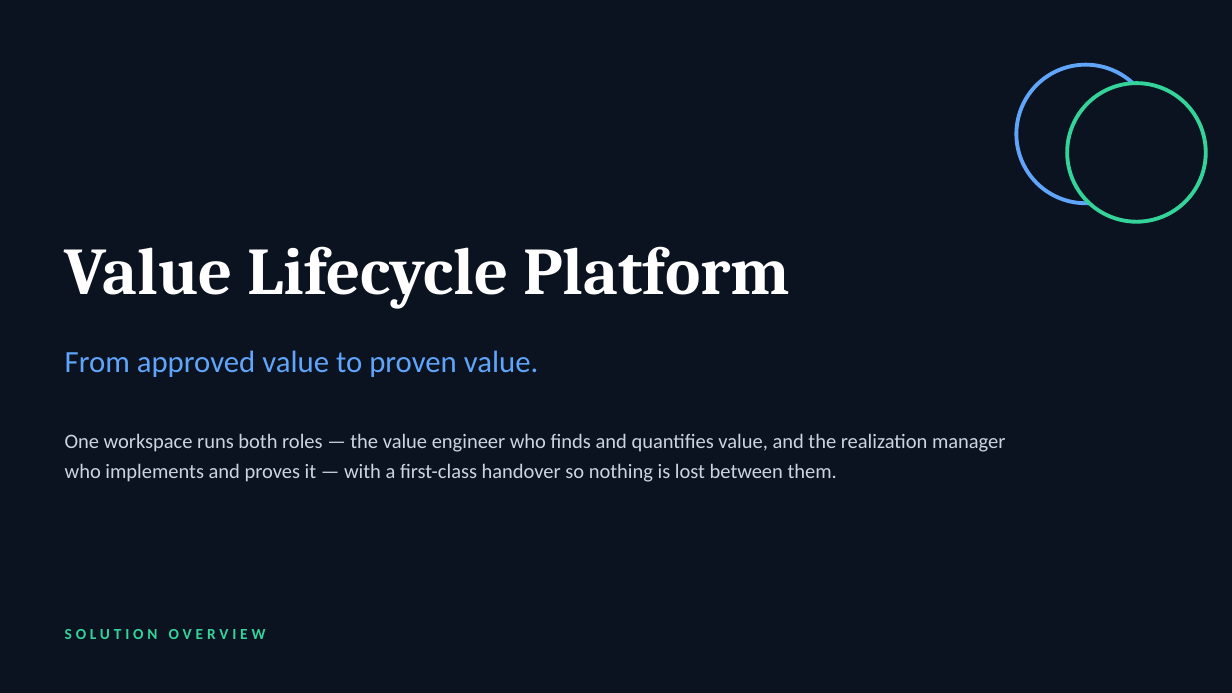
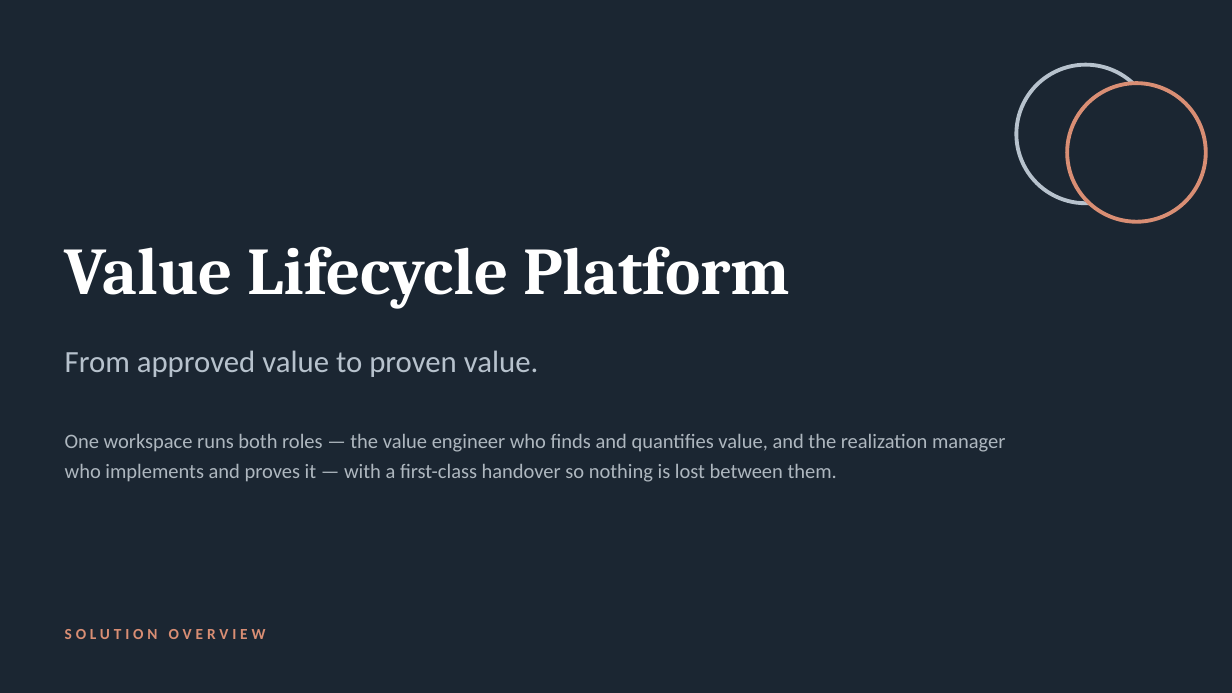
Before and after one commit to paulojorge1963/value-lifecycle-platform, a slide deck: slide 1 of demo-kit/ValueLifecycle-Solution-Overview.pptx. Drawn at 1232x693 pixels with LibreOffice and Linux fonts; fonts in the diff are those of the drawing. Boxes give left, top, right and bottom in pixels: in the first picture for what was removed or moved away, otherwise in the second. Text is boxed around its words. In the diff, an @@ line names an element or a change of style, - is before the commit and + after.

```diff
--- a/demo-kit/ValueLifecycle-Solution-Overview.pptx
+++ b/demo-kit/ValueLifecycle-Solution-Overview.pptx
@@ background #0B1220 to #1B2632 @@
@@ ellipse at <box>1017,65,1155,203</box>: fill #0B1220 to #1B2632; outline #60A5FA 3 pt to #B7C2CD 3 pt @@
@@ ellipse at <box>1067,83,1206,222</box>: fill #0B1220 to #1B2632; outline #34D399 3 pt to #D98E74 3 pt @@
@@ text "From approved value to proven ..." at <box>65,350,539,377</box>: text colour #60A5FA to #B7C2CD @@
@@ text "One workspace runs both roles ..." at <box>65,434,1005,482</box>: text colour #CBD5E1 to #AEB7BF @@
@@ text "SOLUTION OVERVIEW" at <box>65,629,266,639</box>: text colour #34D399 to #D98E74 @@
```
Also in this commit, not shown: 14 other slides changed, 16 other files.
